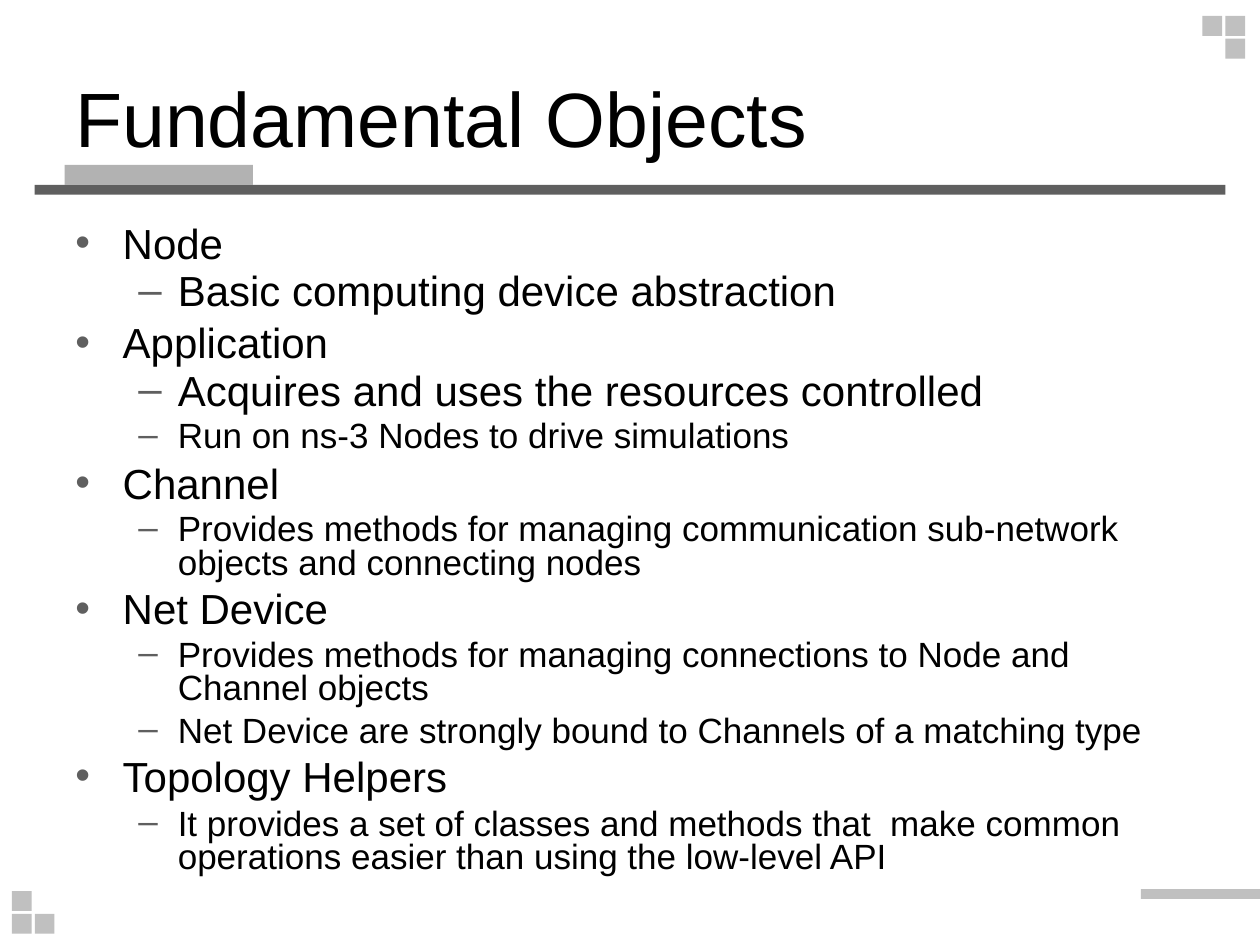
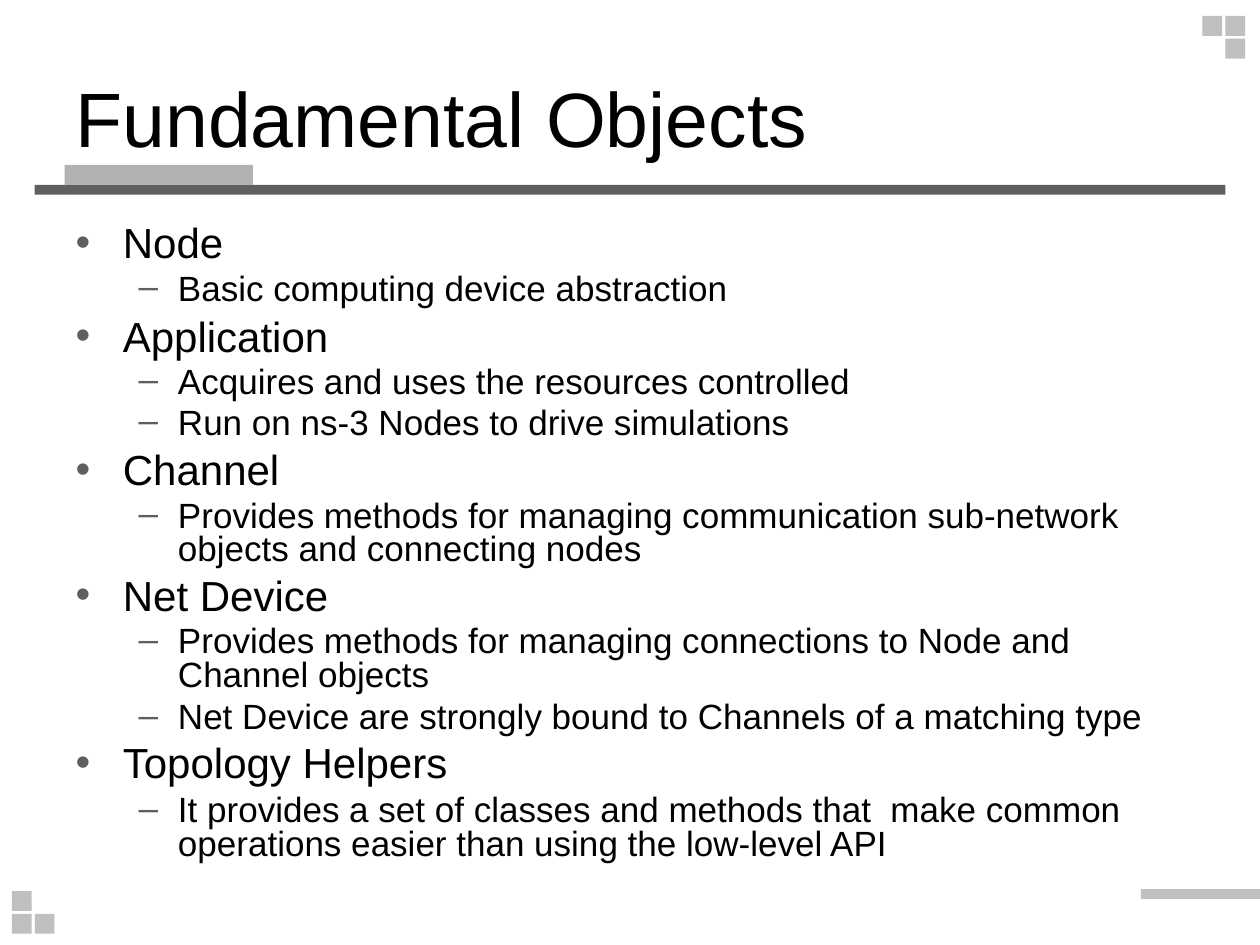
Before and after one commit to wlshiu/my_note, a slide deck: slide 5 of note_vg/ns3_intro.ppt (slide 6 before the commit). Drawn at 1260x945 pixels with LibreOffice and Linux fonts; fonts in the diff are those of the drawing. Boxes give left, top, right and bottom in pixels: in the first picture for what was removed or moved away, otherwise in the second. Text is boxed around its words. In the diff, an @@ line names an element or a change of style, - is before the commit and + after.

```diff
--- a/note_vg/ns3_intro.ppt
+++ b/note_vg/ns3_intro.ppt
@@ text at [178,275,850,401]: size 24 to 20 pt in "Basic computing device abstraction", "Acquires and uses the resources controlled" @@
```
Also in this commit, not shown: 3 other slides changed, 20 slides added, 1 slide removed.
